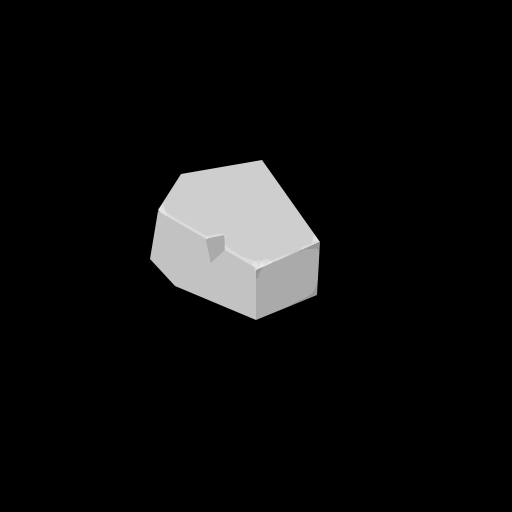
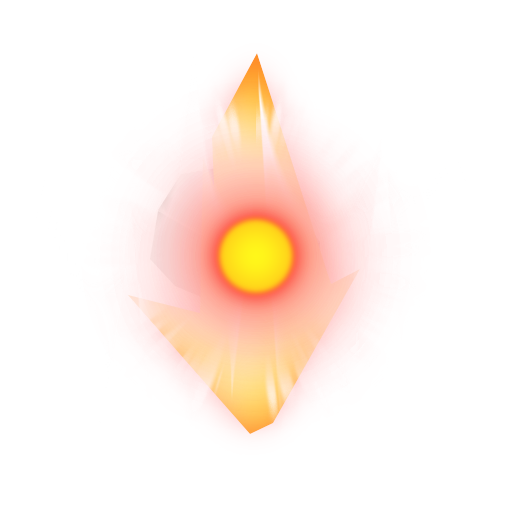
Layer changes from the first 512px x 512px image to the second:
showed group "fx_t_glow_02" (5 layers) over (81, 81, 431, 431)
showed group "fx_t_smoke_02" (1 layers) over (57, 61, 456, 466)
showed group "fx_t_crack_01" (1 layers) over (61, 66, 465, 449)
painted on "Layer 2" over (61, 66, 465, 449)
showed group "fx_t_grow_01" (1 layers) over (33, 35, 477, 479)
showed group "fx_t_impact_02" (4 layers) over (7, 14, 507, 490)
showed group "fx_t_impact_01" (1 layers) over (128, 53, 360, 434)
showed "Shape 1" over (128, 53, 360, 434)
hid "Background" over (0, 0, 512, 512)